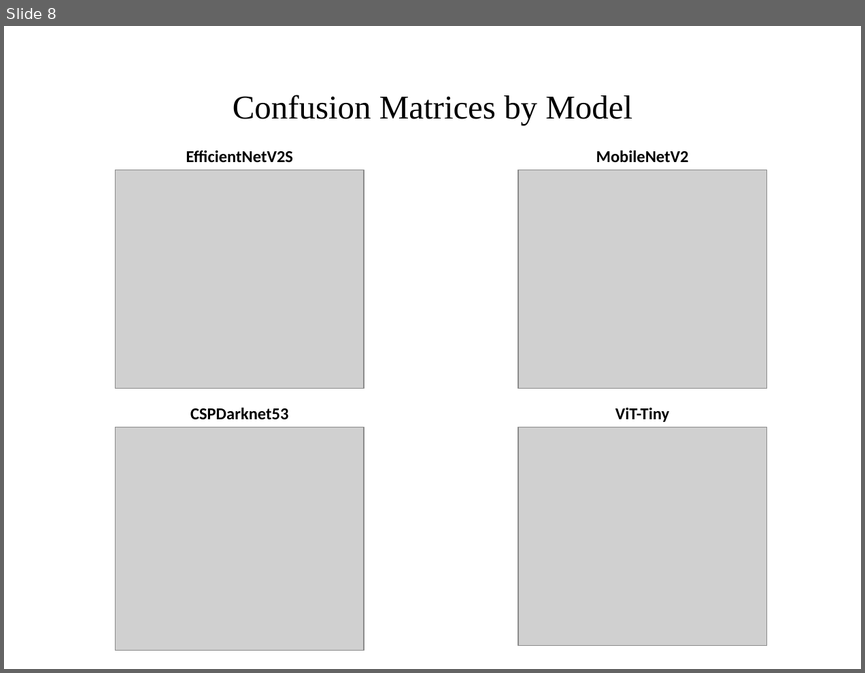
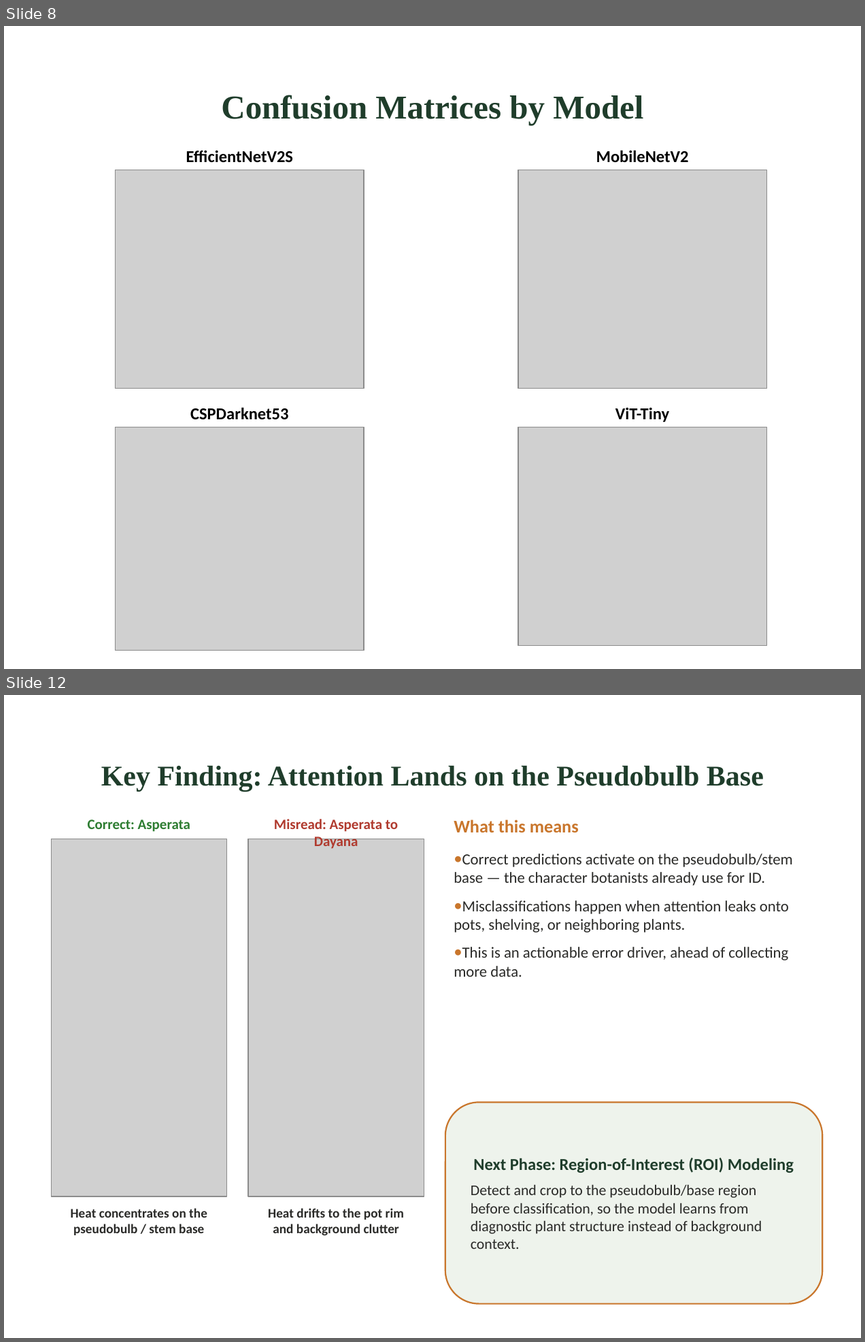
Before and after one commit to IritaSee/anggrek, a slide deck: docs/coelogyne_results_botany_academic.pptx. Shown one above the other, each under a label of ours: slide 8 before the commit, slides 8 and 12 after it; the slides between them are not shown. The pictures are 865x673 and 865x1342 pixels, drawn with LibreOffice and Linux fonts; fonts in the diff are those of the drawing; grey boxes stand for pictures. Boxes give left, top, right and bottom in pixels: in the first picture for what was removed or moved away, otherwise in the second. Text is boxed around its words. In the diff, an @@ line names an element or a change of style, - is before the commit and + after.

Commit message:
update result and design

```diff
--- a/docs/coelogyne_results_botany_academic.pptx
+++ b/docs/coelogyne_results_botany_academic.pptx
@@ slide 12 added at (x1=4, y1=695, x2=861, y2=1338), background #FFFFFF @@
@@ title added at (x1=101, y1=766, x2=764, y2=792), 24 pt, text #1F3D2B, bold @@
+Key Finding: Attention Lands on the Pseudobulb Base
@@ text added at (x1=88, y1=819, x2=190, y2=832), 12 pt, text #2E7D32, bold @@
+Correct: Asperata
@@ text added at (x1=274, y1=819, x2=398, y2=849), 12 pt, text #B03A2E, bold @@
+Misread: Asperata to Dayana
@@ text added at (x1=453, y1=819, x2=579, y2=832), 15 pt, text #C9762C, bold @@
+What this means
@@ picture added at (x1=51, y1=839, x2=227, y2=1196) @@
@@ picture added at (x1=248, y1=839, x2=424, y2=1196) @@
@@ text added at (x1=453, y1=853, x2=792, y2=977), 13 pt, text #2A2A28 @@
+● Correct predictions activate on the pseudobulb/stem base — the character botanists already use for ID.
+● Misclassifications happen when attention leaks onto pots, shelving, or neighboring plants.
+● This is an actionable error driver, ahead of collecting more data.
@@ rounded rectangle added at (x1=445, y1=1102, x2=822, y2=1304), fill #EEF3EC, outline #C9762C 1.25 pt, 12.5 pt, text #2A2A28 @@
+Next Phase: Region-of-Interest (ROI) Modeling
+Detect and crop to the pseudobulb/base region before classification, so the model learns from diagnostic plant structure instead of background context.
@@ text added at (x1=71, y1=1208, x2=207, y2=1235), 11 pt, text #2A2A28, bold @@
+Heat concentrates on the pseudobulb / stem base
@@ text added at (x1=268, y1=1208, x2=404, y2=1236), 11 pt, text #2A2A28, bold @@
+Heat drifts to the pot rim and background clutter
@@ slide 8 changed as well @@
@@ title "Confusion Matrices by Model" at (x1=221, y1=95, x2=643, y2=125): text colour #000000 to #1F3D2B, bold on @@
```
Also in this commit, not shown: 13 other slides changed, 2 other slides added, 1 slide removed.
